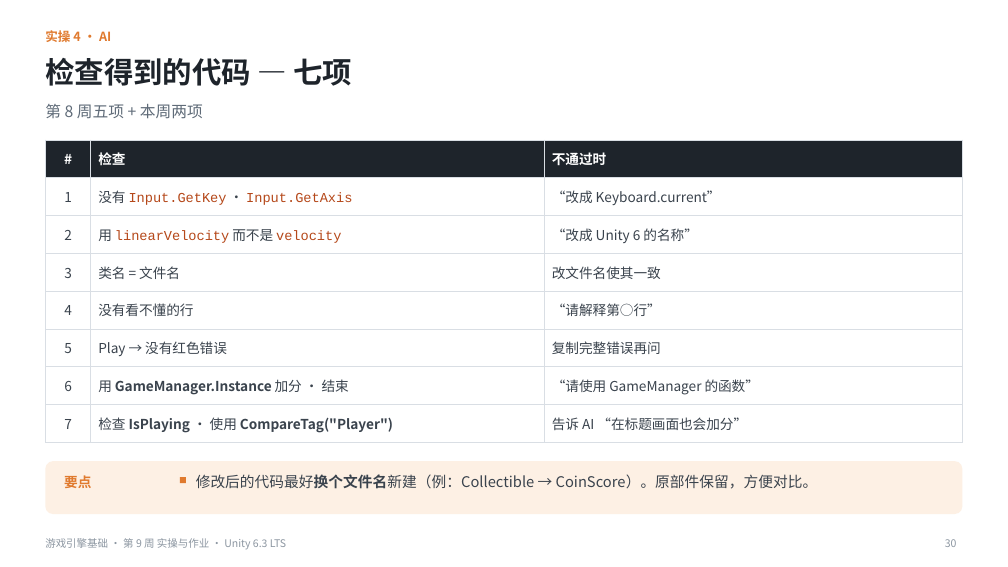
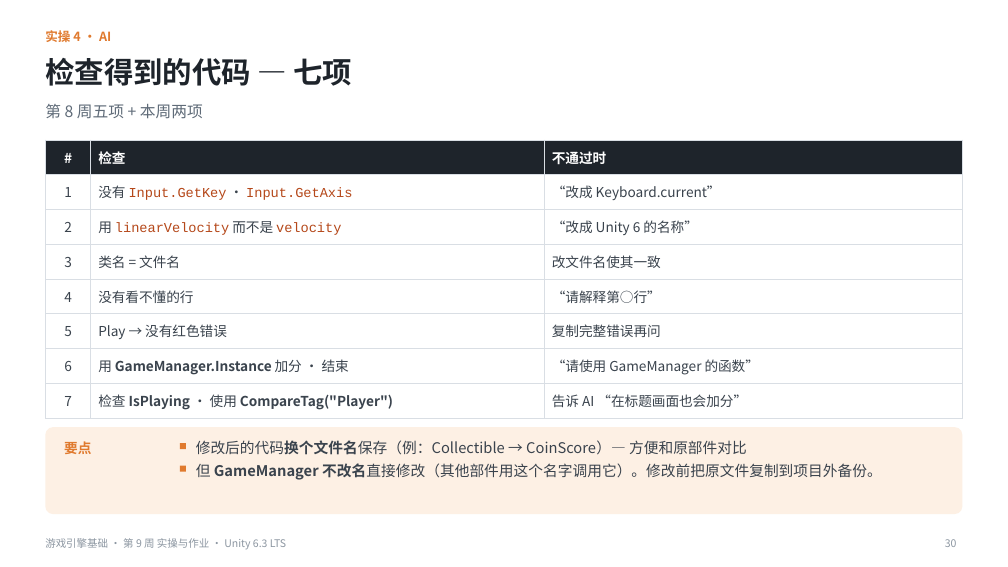
Before and after one commit to iplay-garden/game-engine-basics, a slide deck: slide 30 of 9주차/简体中文/游戏引擎基础_第9周_实操与作业指南_简体中文.pptx. Drawn at 1008x567 pixels with LibreOffice and Linux fonts; fonts in the diff are those of the drawing. Boxes give left, top, right and bottom in pixels: in the first picture for what was removed or moved away, otherwise in the second. Text is boxed around its words. In the diff, an @@ line names an element or a change of style, - is before the commit and + after.

```diff
--- a/9주차/简体中文/游戏引擎基础_第9周_实操与作业指南_简体中文.pptx
+++ b/9주차/简体中文/游戏引擎基础_第9周_实操与作业指南_简体中文.pptx
@@ table: place and size @@
-table at [45,140,963,437]
+table at [45,140,963,414]
@@ rounded rectangle: place and size @@
-rounded rectangle at [45,461,963,514]
+rounded rectangle at [45,427,963,514]
@@ rounded rectangle at [45,427,963,514]: proportions changed @@
@@ text "要点": place and size @@
-text "要点" at [64,475,91,488]
+text "要点" at [64,441,91,454]
@@ rectangle: place and size @@
-rectangle at [180,477,186,483]
+rectangle at [180,443,186,449]
@@ text at [196,440,747,455]: text changed @@
-修改后的代码最好换个文件名新建（例：Collectible → CoinScore）。原部件保留，方便对比。
+修改后的代码换个文件名保存（例：Collectible → CoinScore）— 方便和原部件对比
@@ rectangle added at [180,466,186,472], fill #E07A2E @@
@@ text added at [196,463,882,480], 14 pt, text #3A434D @@
+但 GameManager 不改名直接修改（其他部件用这个名字调用它）。修改前把原文件复制到项目外备份。
```
Also in this commit, not shown: 9 other files.
